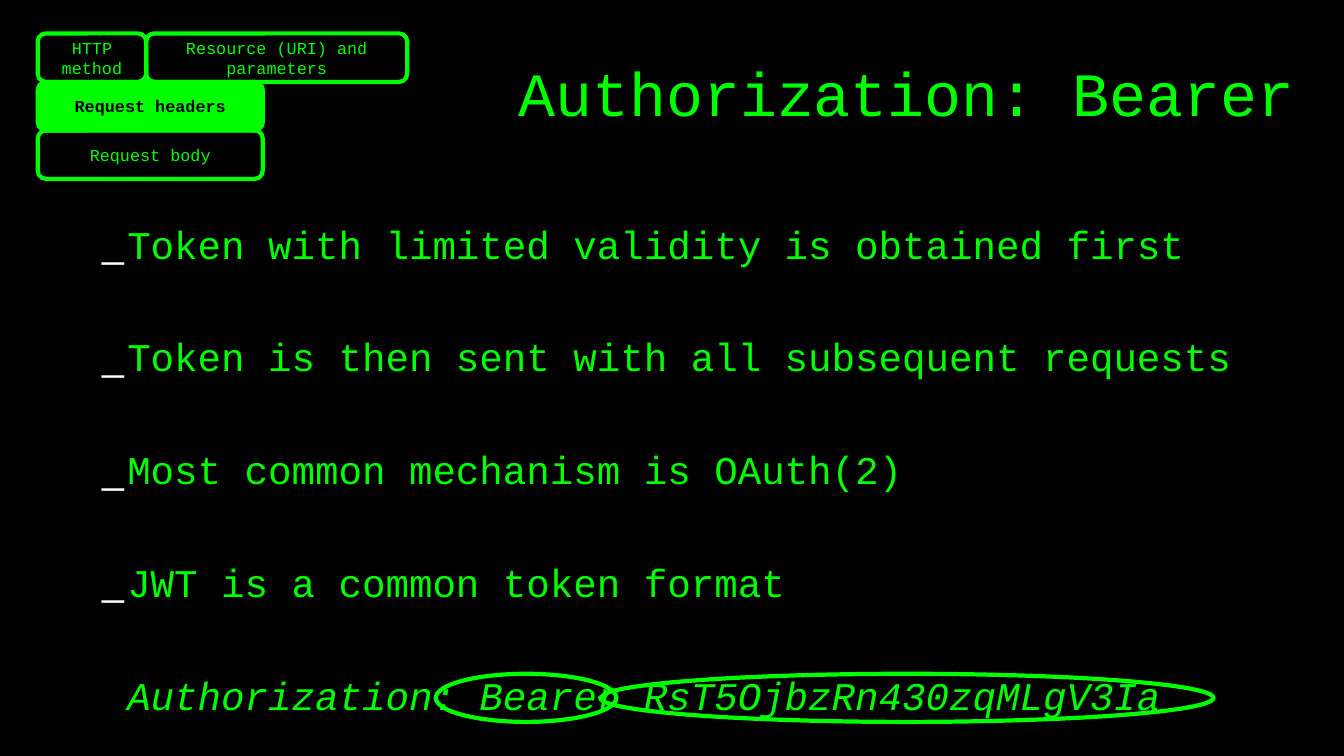
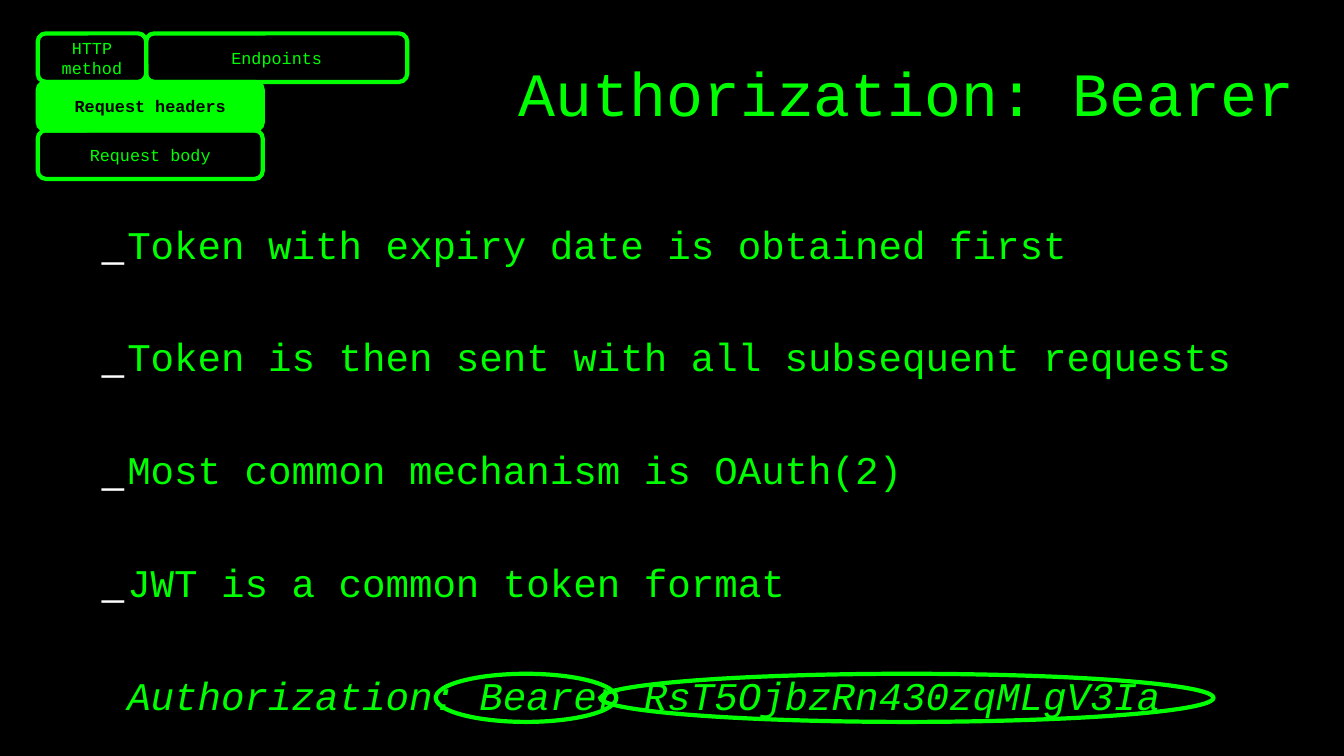
Before and after one commit to basdijkstra/rest-assured-net-workshop, a slide deck: slide 10 of RestAssuredNetWorkshop.odp (slide 12 before the commit). Drawn at 1344x756 pixels with LibreOffice and Linux fonts; fonts in the diff are those of the drawing. Boxes give left, top, right and bottom in pixels: in the first picture for what was removed or moved away, otherwise in the second. Text is boxed around its words. In the diff, an @@ line names an element or a change of style, - is before the commit and + after.

```diff
--- a/RestAssuredNetWorkshop.odp
+++ b/RestAssuredNetWorkshop.odp
@@ text in freeform shape at [231,52,322,68]: text changed @@
-Resource (URI) and parameters
+Endpoints
@@ text at [127,231,1066,267]: text changed @@
-_ Token with limited validity is obtained first
+_ Token with expiry date is obtained first
```
Also in this commit, not shown: 17 other slides changed, 12 slides added, 6 slides removed, 2 other files.
